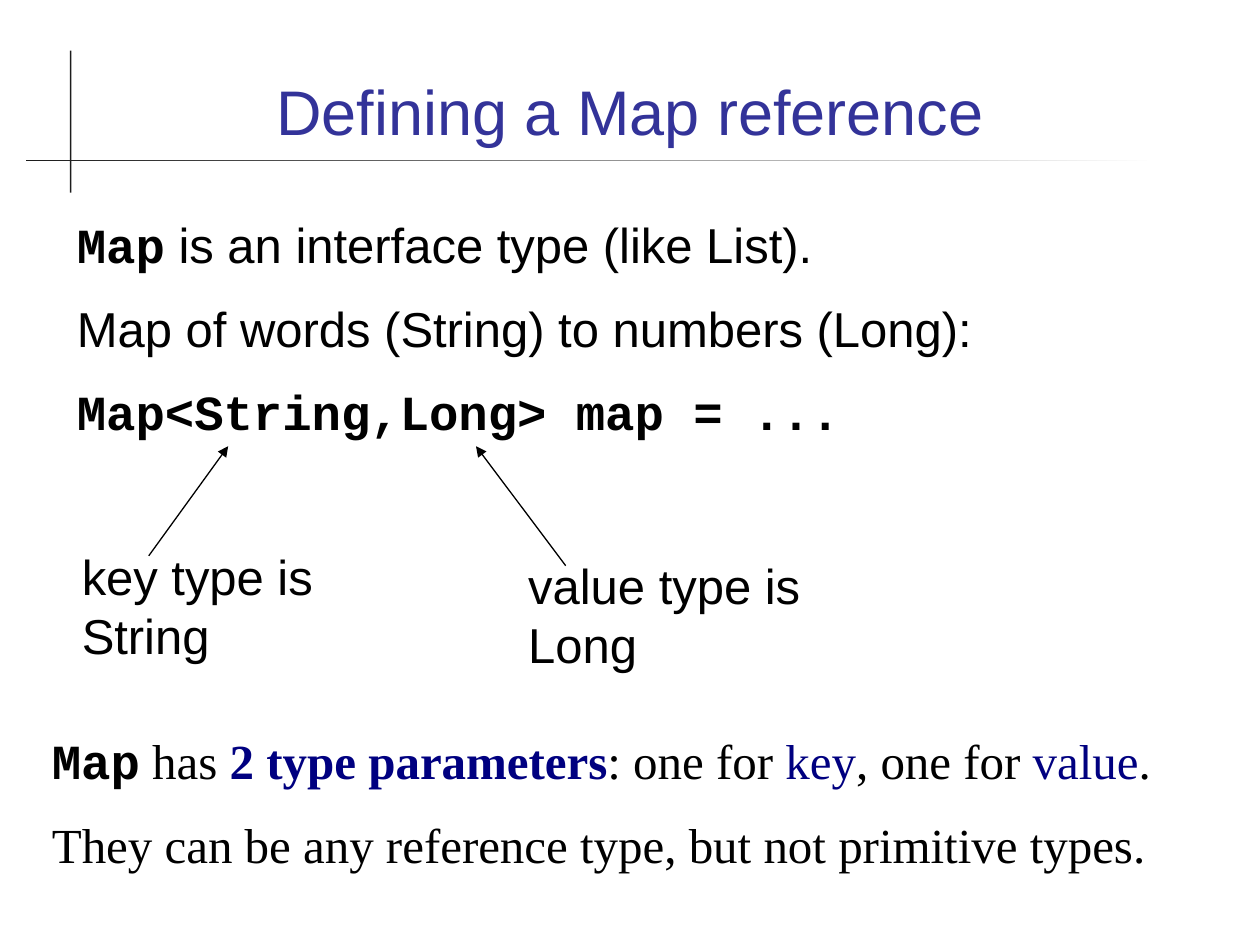
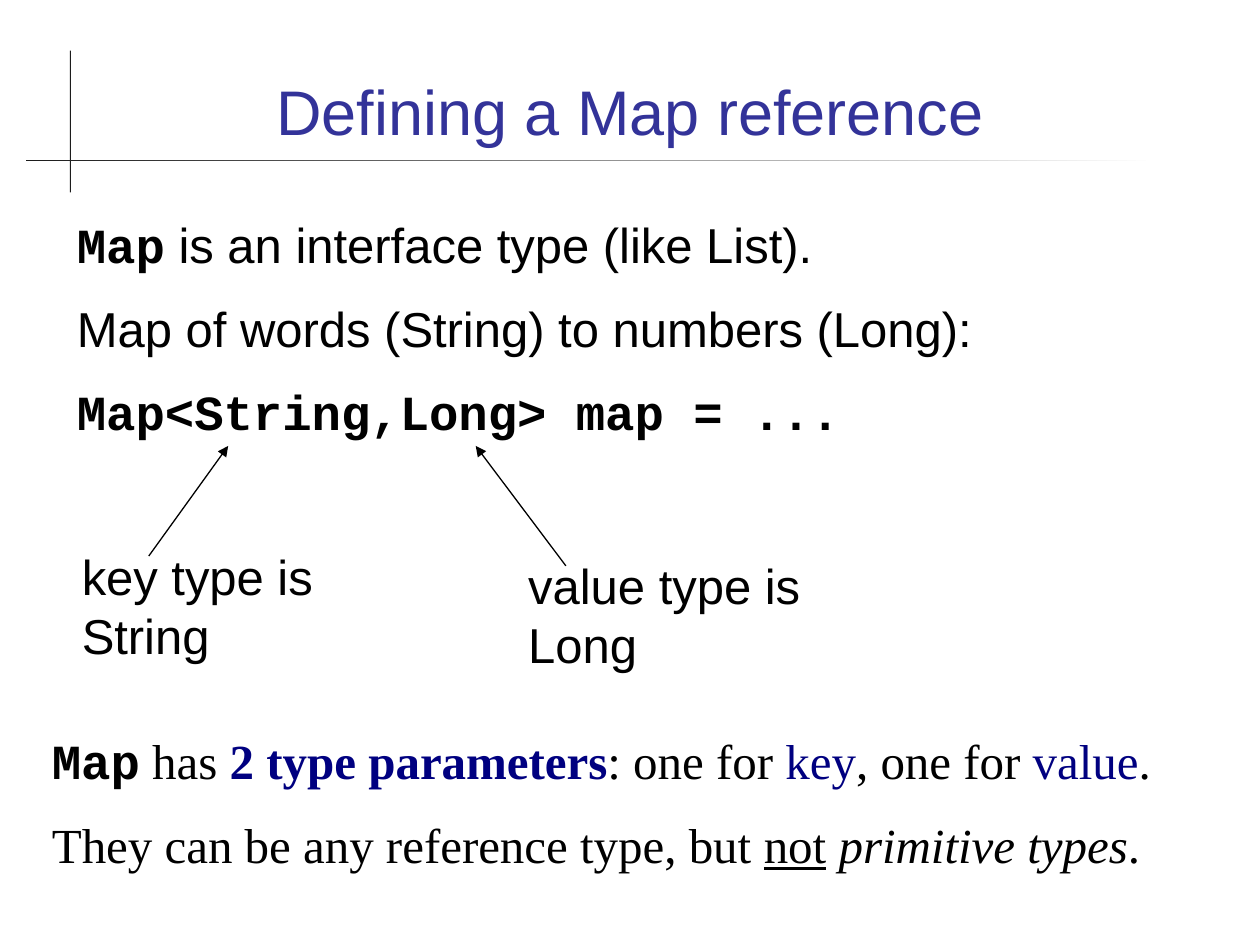
Before and after one commit to skeoop/skeoop.github.io, a slide deck: slide 5 of collections/Map.ppt. Drawn at 1260x945 pixels with LibreOffice and Linux fonts; fonts in the diff are those of the drawing. Boxes give left, top, right and bottom in pixels: in the first picture for what was removed or moved away, otherwise in the second. Text is boxed around its words. In the diff, an @@ line names an element or a change of style, - is before the commit and + after.

```diff
--- a/collections/Map.ppt
+++ b/collections/Map.ppt
@@ text at [52,828,1140,873]: italic on in "primitive types."; underline on in "not" @@
```
Also in this commit, not shown: 6 other slides changed, 2 slides added, 2 other files.
